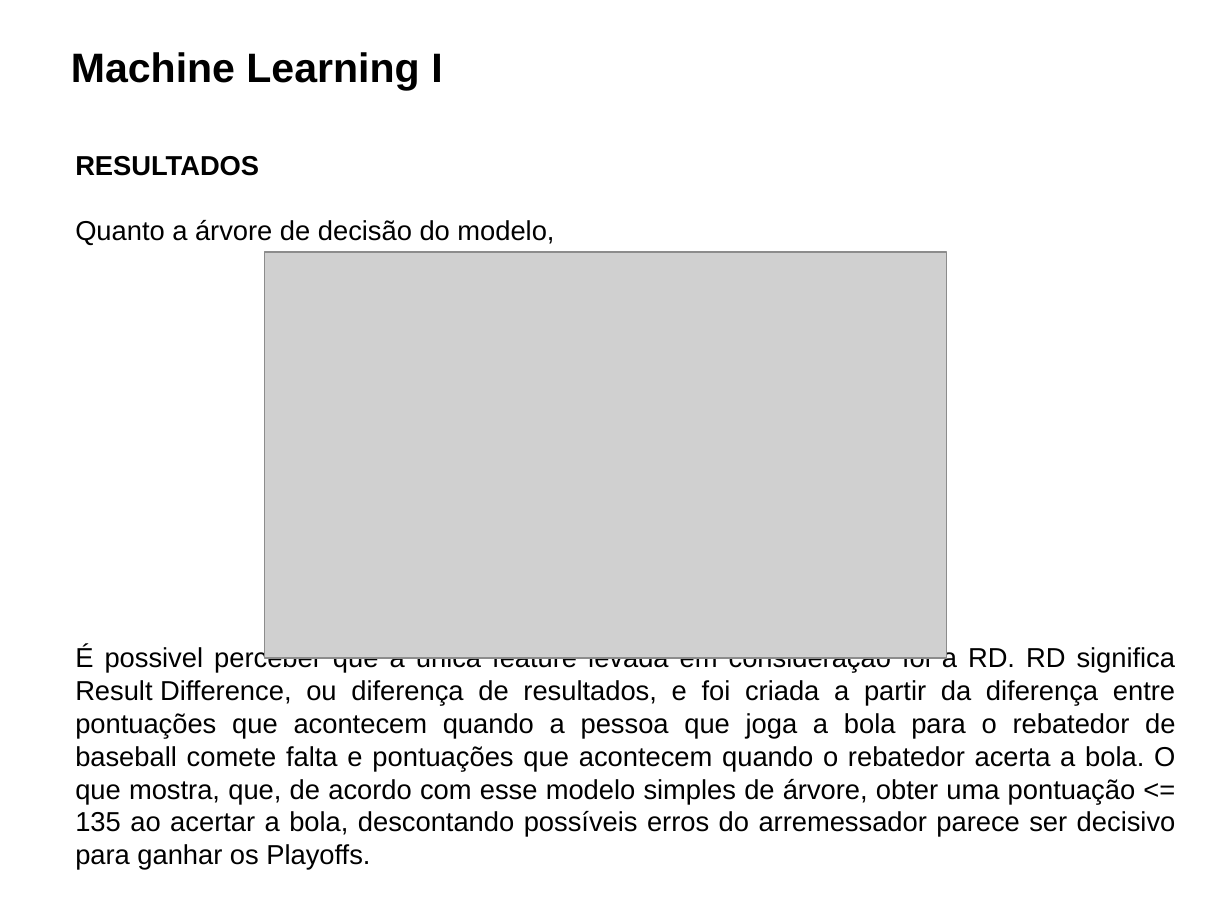
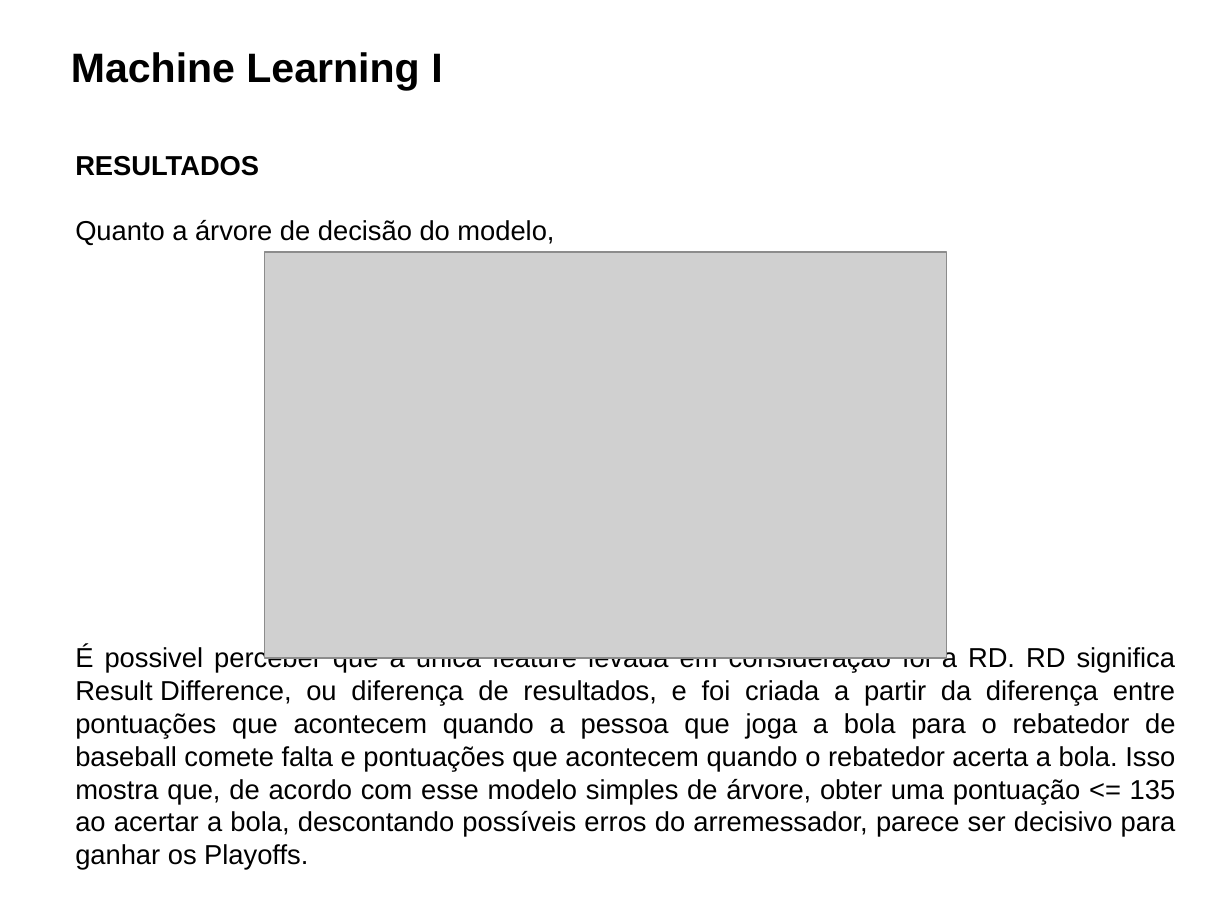
Before and after one commit to paciencia/moneyball_sandbox, a slide deck: slide 16 of slides/Atividade_02_problema_real_sem_ML.pptx (slide 11 before the commit). Drawn at 1232x924 pixels with LibreOffice and Linux fonts; fonts in the diff are those of the drawing; grey boxes stand for pictures; background and template pictures are left out. Boxes give left, top, right and bottom in pixels: in the first picture for what was removed or moved away, otherwise in the second. Text is boxed around its words. In the diff, an @@ line names an element or a change of style, - is before the commit and + after.

```diff
--- a/slides/Atividade_02_problema_real_sem_ML.pptx
+++ b/slides/Atividade_02_problema_real_sem_ML.pptx
@@ text at [75, 646, 1176, 870]: text changed @@
-É possivel perceber que a única feature levada em consideração foi a RD. RD significa Result Difference, ou diferença de resultados, e foi criada a partir da diferença entre pontuações que acontecem quando a pessoa que joga a bola para o rebatedor de baseball comete falta e pontuações que acontecem quando o rebatedor acerta a bola. O que mostra, que, de acordo com esse modelo simples de árvore, obter uma pontuação <= 135 ao acertar a bola, descontando possíveis erros do arremessador parece ser decisivo para ganhar os Playoffs.
+É possivel perceber que a única feature levada em consideração foi a RD. RD significa Result Difference, ou diferença de resultados, e foi criada a partir da diferença entre pontuações que acontecem quando a pessoa que joga a bola para o rebatedor de baseball comete falta e pontuações que acontecem quando o rebatedor acerta a bola. Isso mostra que, de acordo com esse modelo simples de árvore, obter uma pontuação <= 135 ao acertar a bola, descontando possíveis erros do arremessador, parece ser decisivo para ganhar os Playoffs.
```
Also in this commit, not shown: 12 other slides changed.
